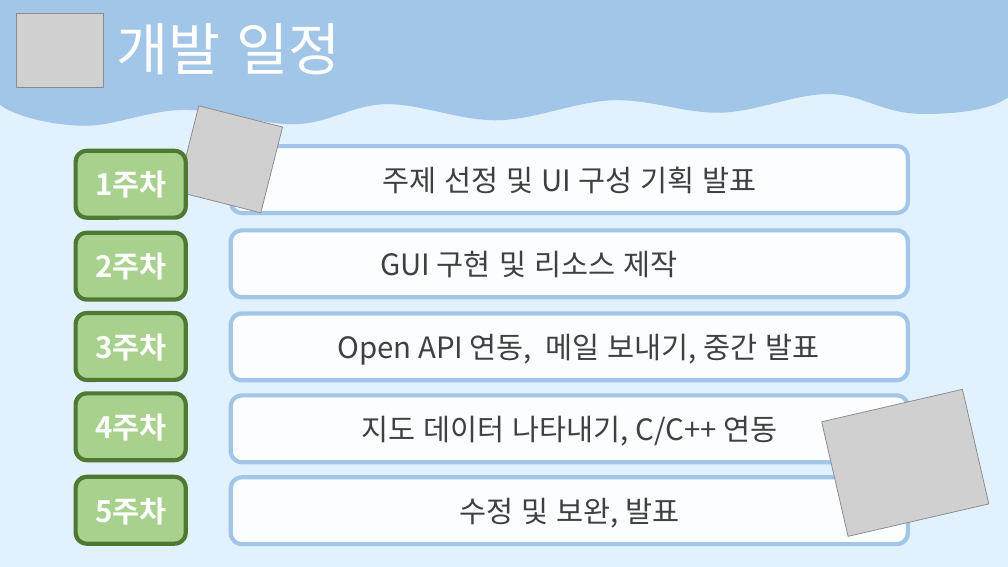
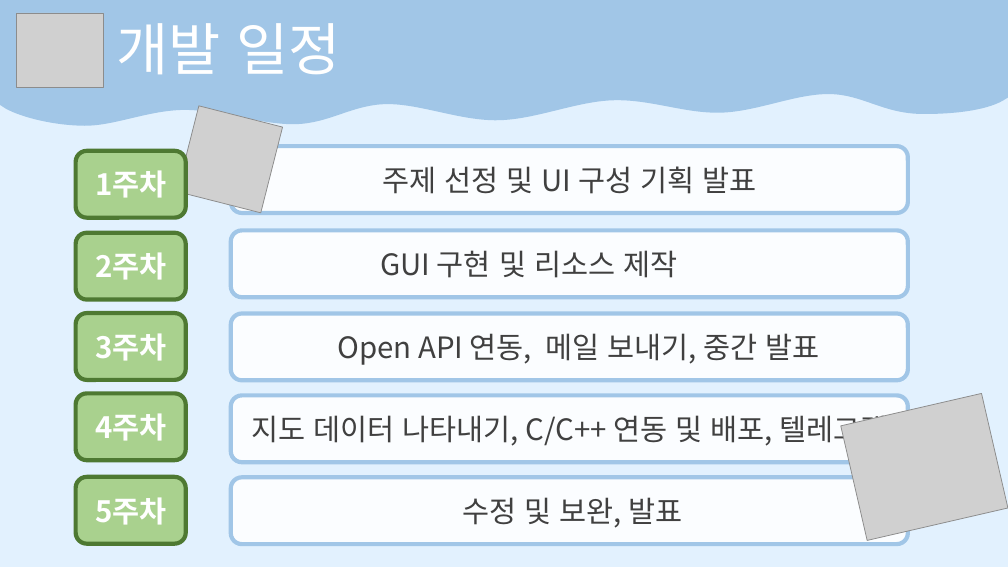
Before and after one commit to HongMyengJin/scriptlang, a slide deck: slide 7 of TermProject/Term기획최종.pptx. Drawn at 1008x567 pixels with LibreOffice and Linux fonts; fonts in the diff are those of the drawing; grey boxes stand for pictures. Boxes give left, top, right and bottom in pixels: in the first picture for what was removed or moved away, otherwise in the second. Text is boxed around its words. In the diff, an @@ line names an element or a change of style, - is before the commit and + after.

Commit message:
수정

```diff
--- a/TermProject/Term기획최종.pptx
+++ b/TermProject/Term기획최종.pptx
@@ text in rounded rectangle at (251, 415, 887, 448): text changed @@
-지도 데이터 나타내기, C/C++ 연동
+지도 데이터 나타내기, C/C++ 연동 및 배포, 텔레그램
@@ picture: place and size @@
-picture at (822, 389, 989, 537)
+picture at (841, 394, 1008, 541)
```
